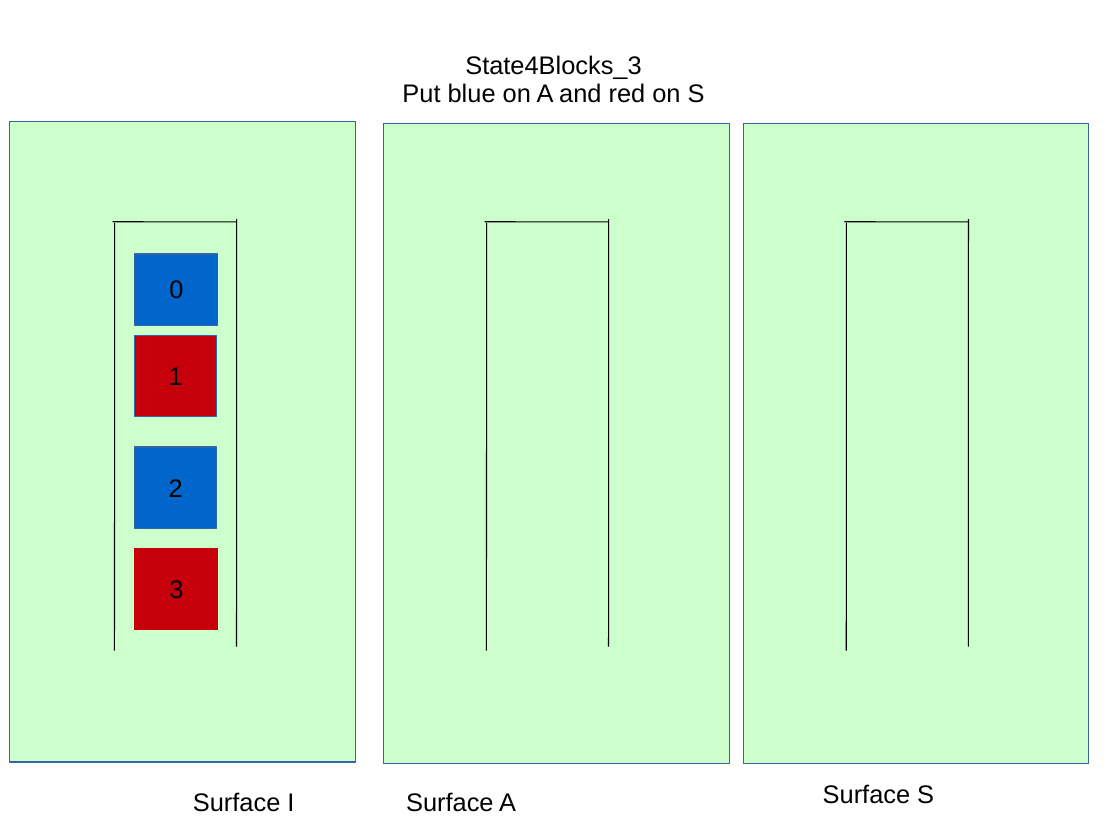
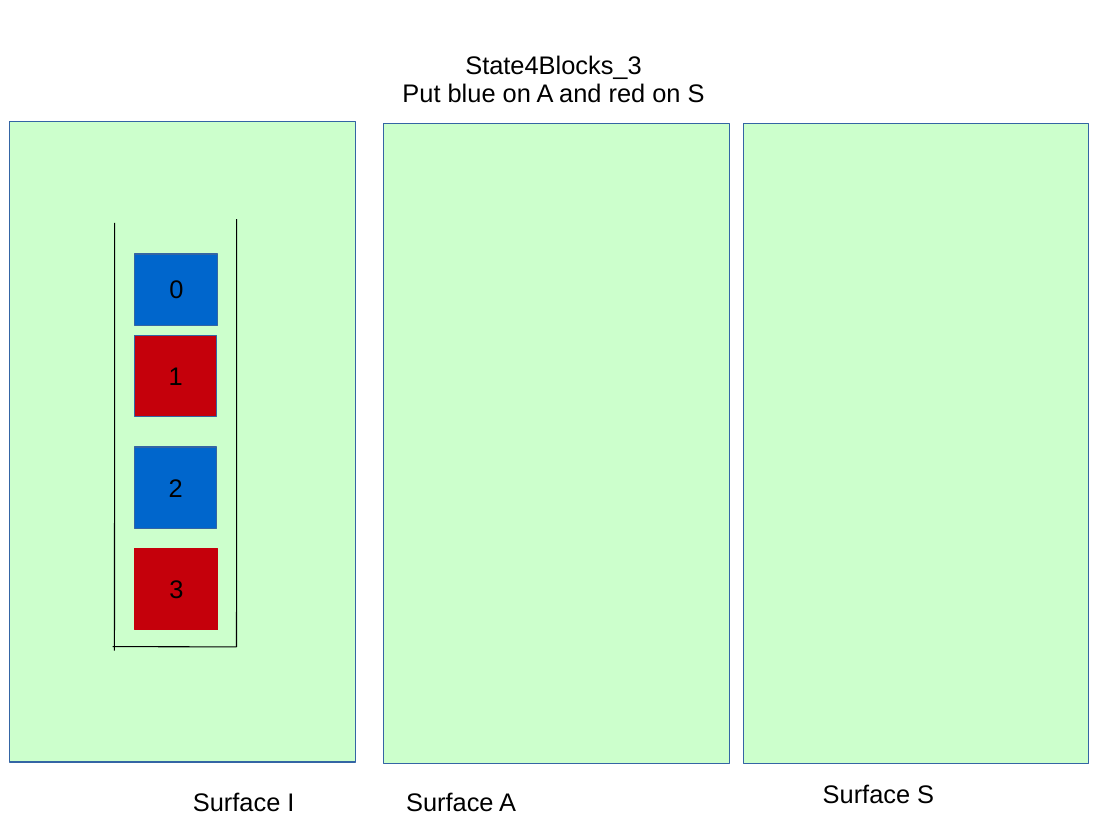
Before and after one commit to bhomberg/6834-task-motion-planner, a slide deck: slide 7 of states/statesDrawings.ppt. Drawn at 1120x840 pixels with LibreOffice and Linux fonts; fonts in the diff are those of the drawing. Boxes give left, top, right and bottom in pixels: in the first picture for what was removed or moved away, otherwise in the second. Text is boxed around its words. In the diff, an @@ line names an element or a change of style, - is before the commit and + after.

```diff
--- a/states/statesDrawings.ppt
+++ b/states/statesDrawings.ppt
@@ line removed from (485, 222) to (609, 222) @@
@@ line removed from (487, 650) to (487, 224) @@
@@ line removed from (609, 646) to (609, 220) @@
@@ line removed from (845, 222) to (969, 222) @@
@@ line removed from (847, 650) to (847, 224) @@
@@ line removed from (969, 646) to (969, 220) @@
@@ line moved from (113, 222) - (237, 222) to (113, 646) - (237, 647) @@
```
Also in this commit, not shown: 7 other slides changed, 6 other files.
